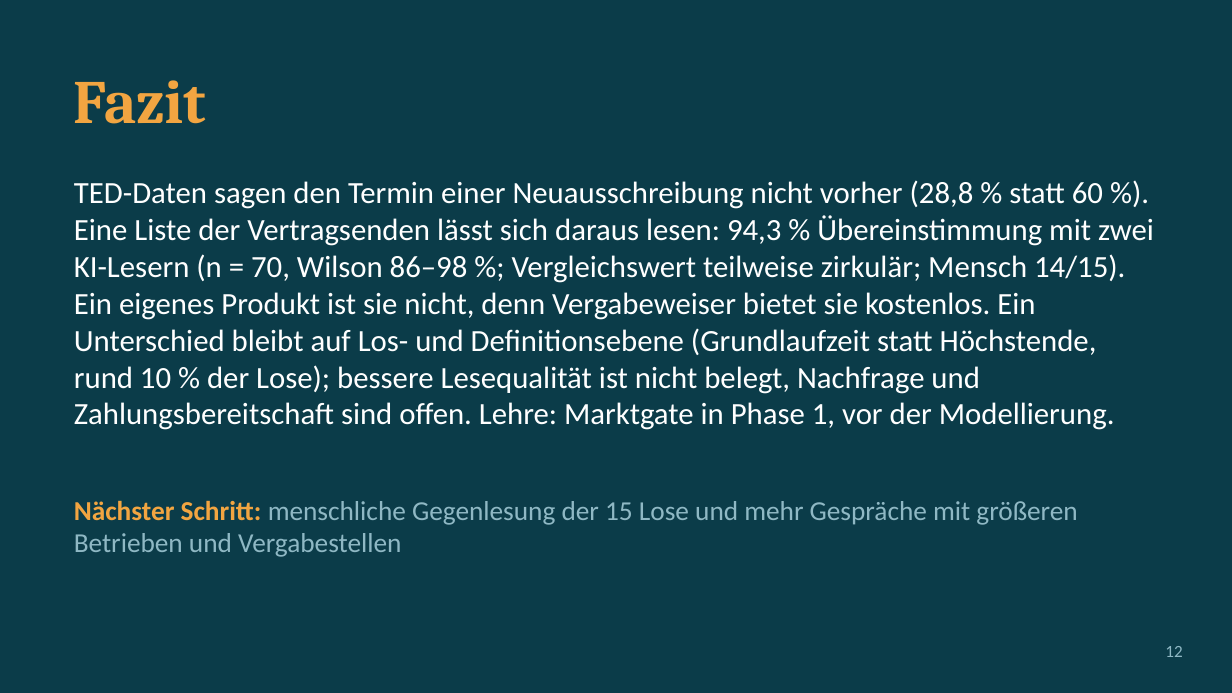
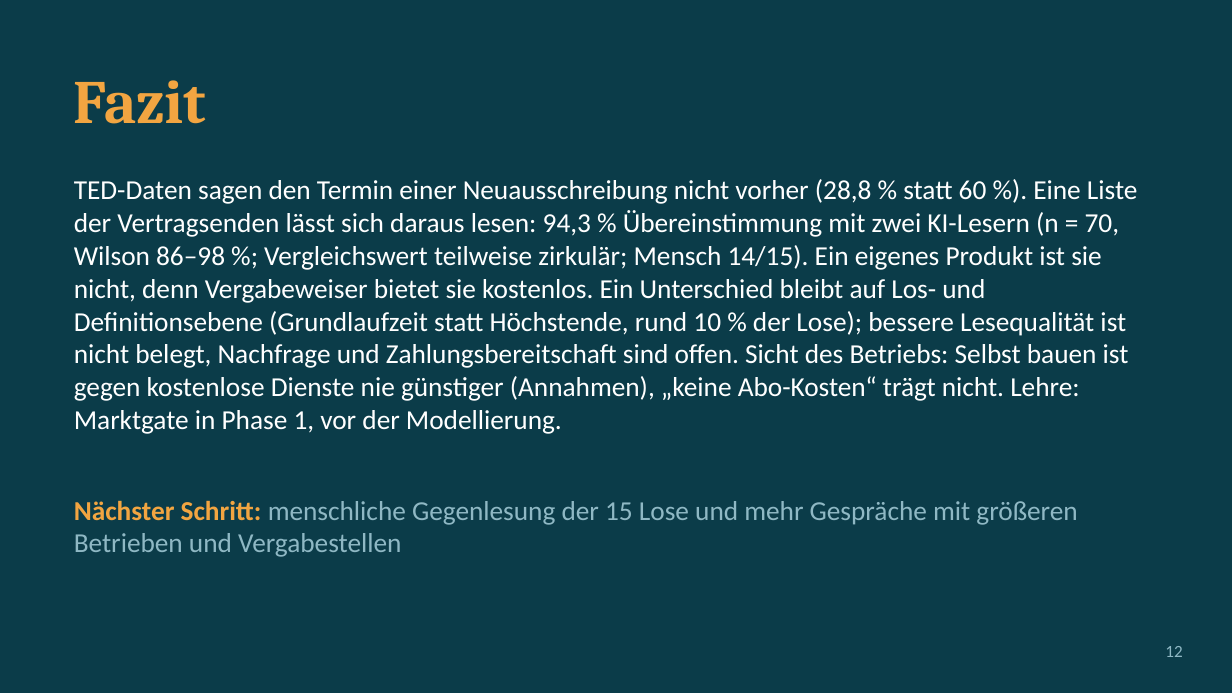
Before and after one commit to ludwigrichthammer9-web/vergabe_radar, a slide deck: slide 12 of docs/vortrag/vortrag_vergabe_radar.pptx. Drawn at 1232x693 pixels with LibreOffice and Linux fonts; fonts in the diff are those of the drawing. Boxes give left, top, right and bottom in pixels: in the first picture for what was removed or moved away, otherwise in the second. Text is boxed around its words. In the diff, an @@ line names an element or a change of style, - is before the commit and + after.

```diff
--- a/docs/vortrag/vortrag_vergabe_radar.pptx
+++ b/docs/vortrag/vortrag_vergabe_radar.pptx
@@ text at bbox=[74, 179, 1138, 434]: text changed; size 18 to 16 pt @@
-TED-Daten sagen den Termin einer Neuausschreibung nicht vorher (28,8 % statt 60 %). Eine Liste der Vertragsenden lässt sich daraus lesen: 94,3 % Übereinstimmung mit zwei KI-Lesern (n = 70, Wilson 86–98 %; Vergleichswert teilweise zirkulär; Mensch 14/15). Ein eigenes Produkt ist sie nicht, denn Vergabeweiser bietet sie kostenlos. Ein Unterschied bleibt auf Los- und Definitionsebene (Grundlaufzeit statt Höchstende, rund 10 % der Lose); bessere Lesequalität ist nicht belegt, Nachfrage und Zahlungsbereitschaft sind offen. Lehre: Marktgate in Phase 1, vor der Modellierung.
+TED-Daten sagen den Termin einer Neuausschreibung nicht vorher (28,8 % statt 60 %). Eine Liste der Vertragsenden lässt sich daraus lesen: 94,3 % Übereinstimmung mit zwei KI-Lesern (n = 70, Wilson 86–98 %; Vergleichswert teilweise zirkulär; Mensch 14/15). Ein eigenes Produkt ist sie nicht, denn Vergabeweiser bietet sie kostenlos. Ein Unterschied bleibt auf Los- und Definitionsebene (Grundlaufzeit statt Höchstende, rund 10 % der Lose); bessere Lesequalität ist nicht belegt, Nachfrage und Zahlungsbereitschaft sind offen. Sicht des Betriebs: Selbst bauen ist gegen kostenlose Dienste nie günstiger (Annahmen), „keine Abo-Kosten“ trägt nicht. Lehre: Marktgate in Phase 1, vor der Modellierung.
```
Also in this commit, not shown: 1 other slide changed, 1 slide added, 1 slide removed, 4 other files.
